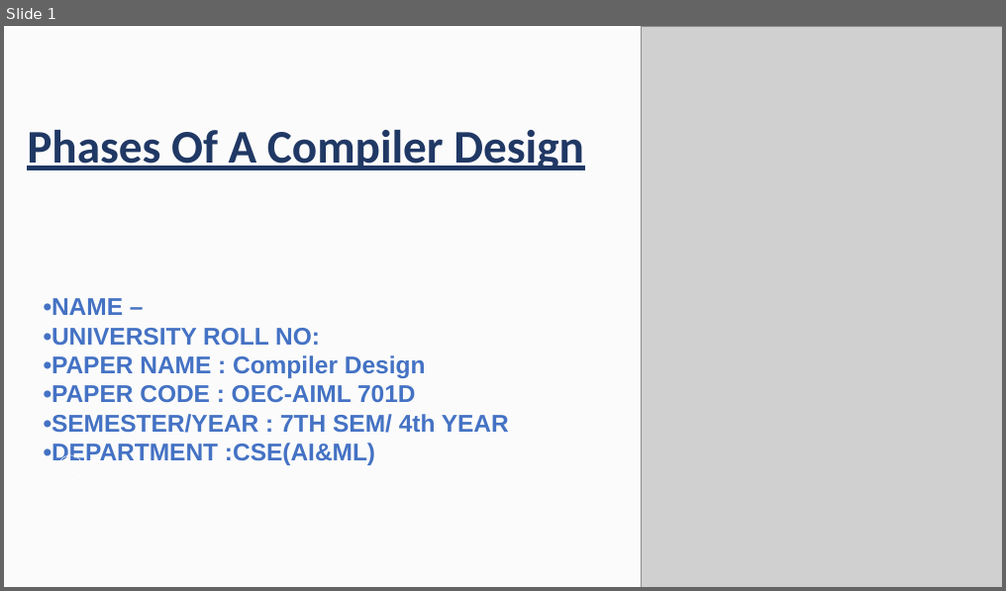
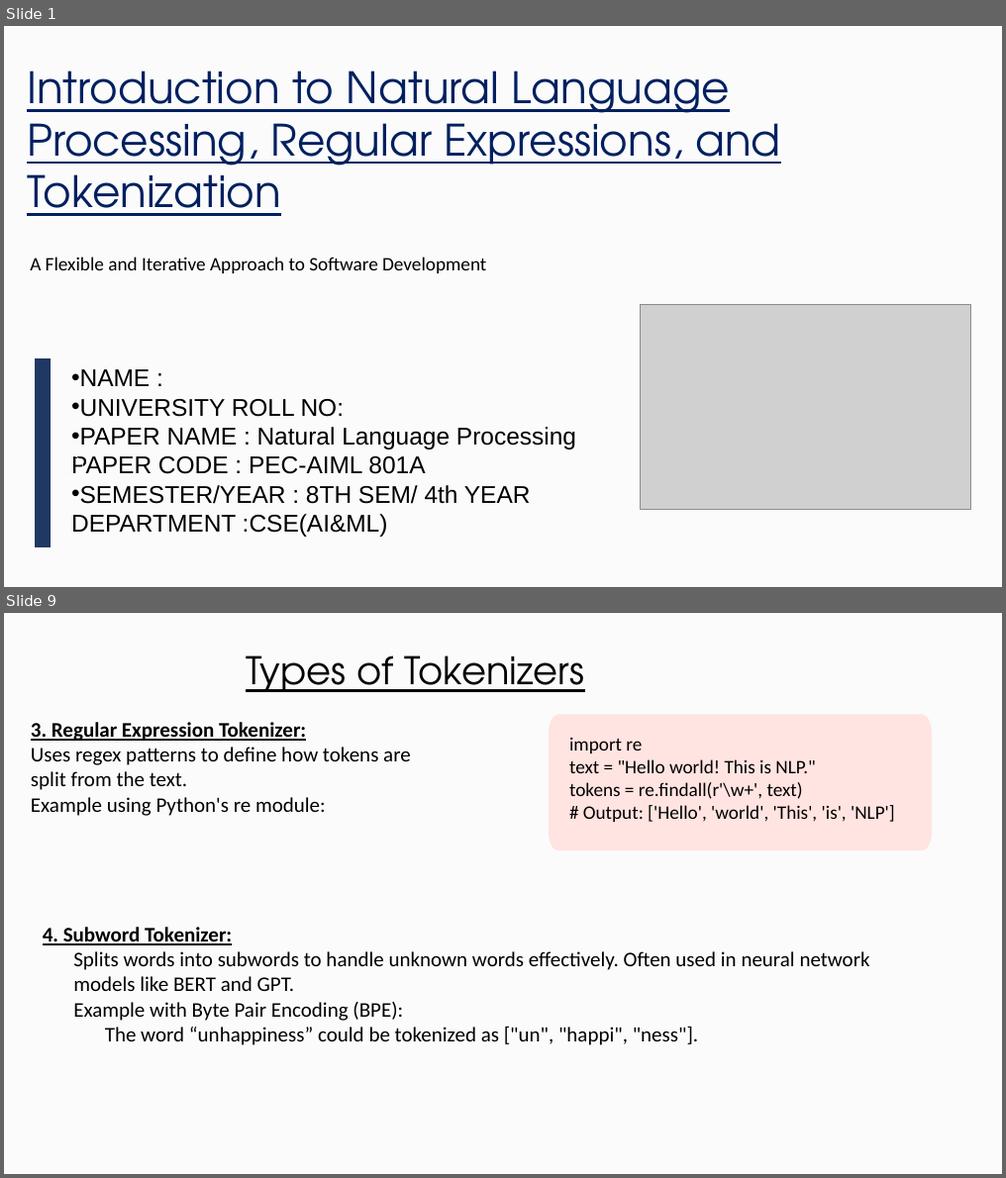
Before and after one commit to aditya2027krml/Undergraduate-CSE-AI-ML-Presentations-and-Reports-of-College, a slide deck: 4th Year/Presentations/34230821034.pptx. Shown one above the other, each under a label of ours: slide 1 before the commit, slides 1 and 9 after it; the slides between them are not shown. The pictures are 1006x591 and 1006x1178 pixels, drawn with LibreOffice and Linux fonts; fonts in the diff are those of the drawing; grey boxes stand for pictures; background and template pictures are left out. Boxes give left, top, right and bottom in pixels: in the first picture for what was removed or moved away, otherwise in the second. Text is boxed around its words. In the diff, an @@ line names an element or a change of style, - is before the commit and + after.

Commit message:
Add files via upload
Introduction to Natural Language Processing, Regular Expressions, and Tokenization

```diff
--- a/4th Year/Presentations/34230821034.pptx
+++ b/4th Year/Presentations/34230821034.pptx
@@ slide 9 added at <box>4,613,1002,1174</box>, background picture (left out) @@
@@ rectangle added at <box>4,613,1002,1173</box>, fill #FAFAFA at 75% opacity @@
@@ text added at <box>246,656,584,692</box>, 44 pt, text #000000, underline @@
+Types of Tokenizers
@@ text added at <box>31,722,411,816</box>, 24 pt, text #000000 @@
+3. Regular Expression Tokenizer:
+Uses regex patterns to define how tokens are split from the text.
+Example using Python's re module:
@@ freeform shape added at <box>548,715,932,851</box>, fill #FFE4E1 @@
@@ text added at <box>569,738,895,822</box>, 22 pt, text #000000 @@
+import re
+text = "Hello world! This is NLP."
+tokens = re.findall(r'\w+', text)
+# Output: ['Hello', 'world', 'This', 'is', 'NLP']
@@ text added at <box>43,927,870,1046</box>, 24 pt, text #000000 @@
+4. Subword Tokenizer:
+  Splits words into subwords to handle unknown words effectively. Often used in neural network models like BERT and GPT.
+  Example with Byte Pair Encoding (BPE):
+    The word “unhappiness” could be tokenized as ["un", "happi", "ness"].
@@ slide 1 changed as well @@
@@ picture removed at <box>641,26,1002,587</box> @@
@@ text at <box>27,71,781,216</box>: text changed; size 54 to 50 pt; font Calibri to TeX Gyre Adventor; text colour #203864 to #002060; bold off @@
-Phases Of A Compiler Design
+Introduction to Natural Language Processing, Regular Expressions, and Tokenization
@@ text added at <box>30,257,486,274</box>, 22 pt, text #000000 @@
+A Flexible and Iterative Approach to Software Development
@@ picture added at <box>640,305,970,509</box> @@
@@ freeform shape added at <box>35,359,51,548</box>, fill #203864 @@
@@ text at <box>71,370,576,537</box>: text changed; text colour #4472C4 to #000000; bold off @@
-•NAME –
-•UNIVERSITY ROLL NO:
-•PAPER NAME : Compiler Design
-•PAPER CODE : OEC-AIML 701D
-•SEMESTER/YEAR : 7TH SEM/ 4th YEAR •DEPARTMENT :CSE(AI&ML)
+• NAME :
+• UNIVERSITY ROLL NO:
+• PAPER NAME : Natural Language Processing PAPER CODE : PEC-AIML 801A
+• SEMESTER/YEAR : 8TH SEM/ 4th YEAR DEPARTMENT :CSE(AI&ML)
```
Also in this commit, not shown: 1 other slide changed, 8 other slides added, 9 slides removed.
